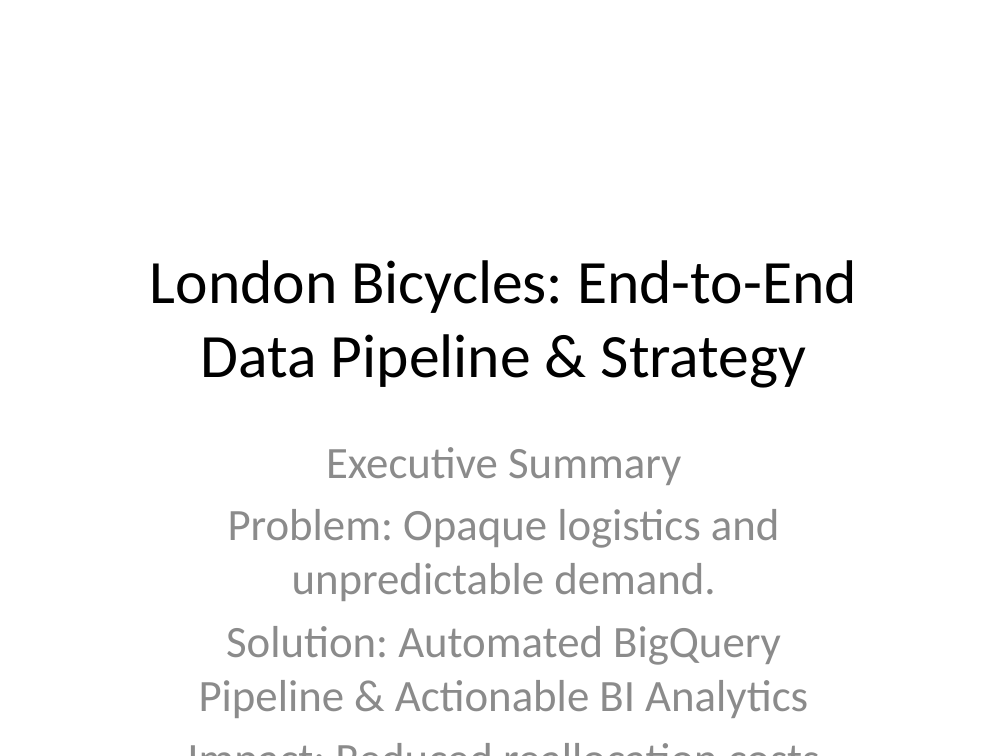
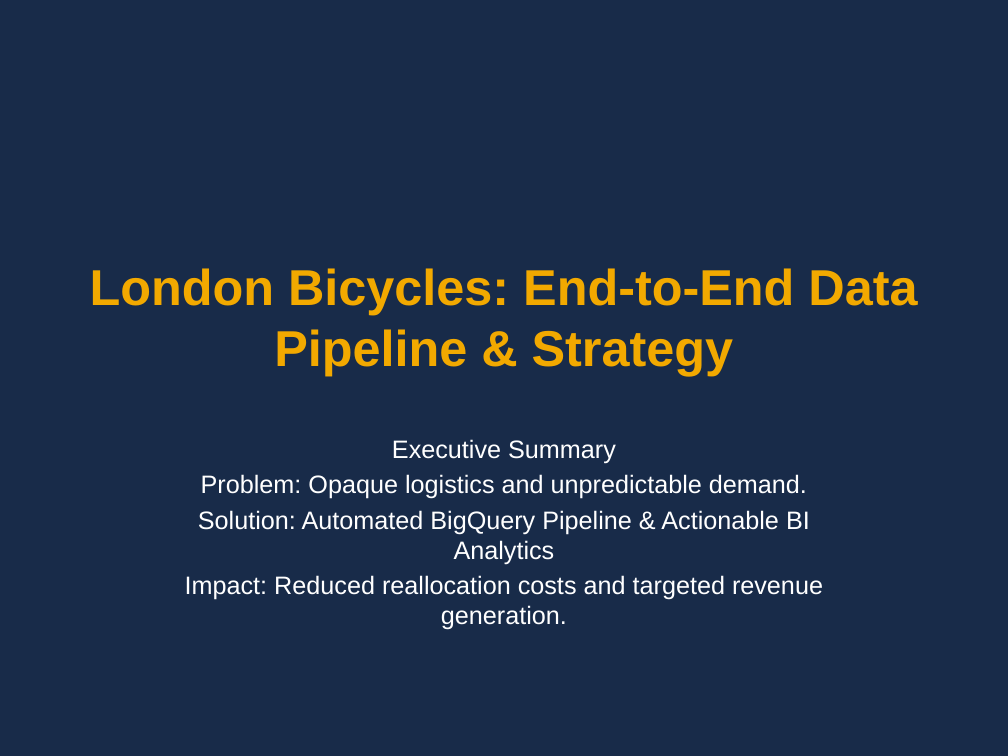
Before and after one commit to hengds2f/london_bicycles_pipeline, a slide deck: slide 1 of London_Bikes_Executive_Presentation.pptx. Drawn at 1008x756 pixels with LibreOffice and Linux fonts; fonts in the diff are those of the drawing. Boxes give left, top, right and bottom in pixels: in the first picture for what was removed or moved away, otherwise in the second. Text is boxed around its words. In the diff, an @@ line names an element or a change of style, - is before the commit and + after.

Commit message:
feat: Migrate the data warehousing, ELT, and ingestion components from DuckDB to Google BigQuery.

```diff
--- a/London_Bikes_Executive_Presentation.pptx
+++ b/London_Bikes_Executive_Presentation.pptx
@@ background #FFFFFF to #182B49 @@
@@ title "London Bicycles: End-to-End Data Pipeline ..." at (x1=90, y1=268, x2=917, y2=376): size 44 to 36 pt, font Calibri to Arial, text colour #000000 to #F2A900, bold on @@
@@ subtitle "Executive Summary" at (x1=185, y1=439, x2=823, y2=630): size 32 to 18 pt, font Calibri to Arial, text colour #8C8C8C to #FFFFFF; less space between paragraphs @@
```
Also in this commit, not shown: 5 other slides changed, 1 other file.
